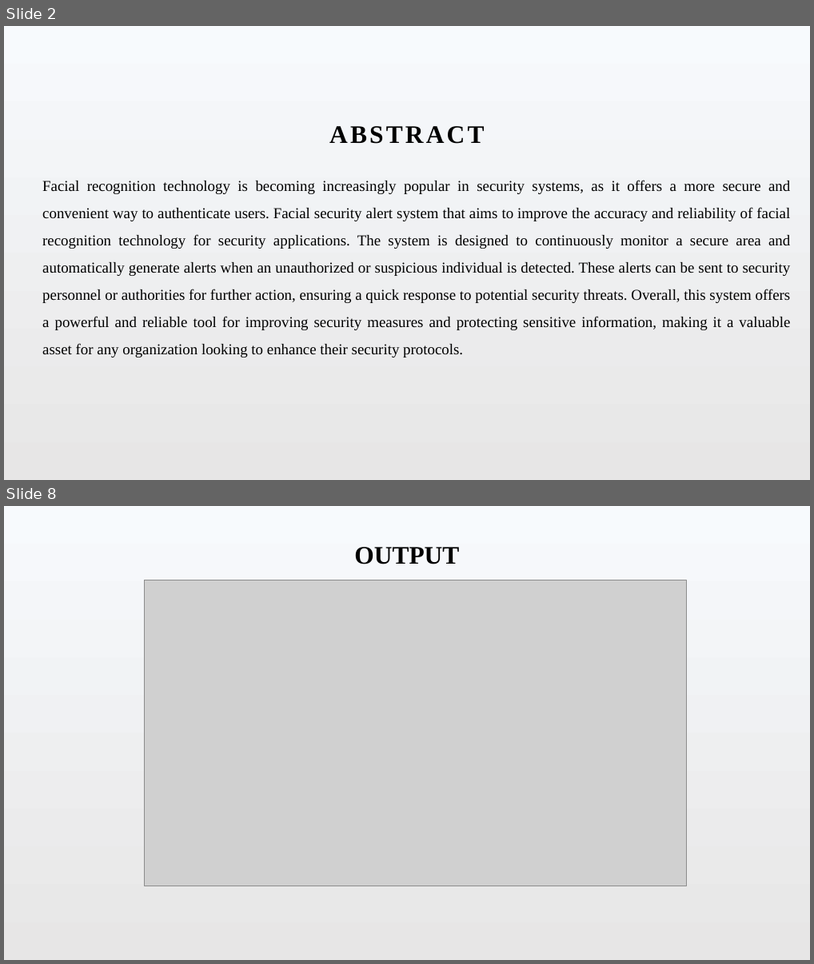
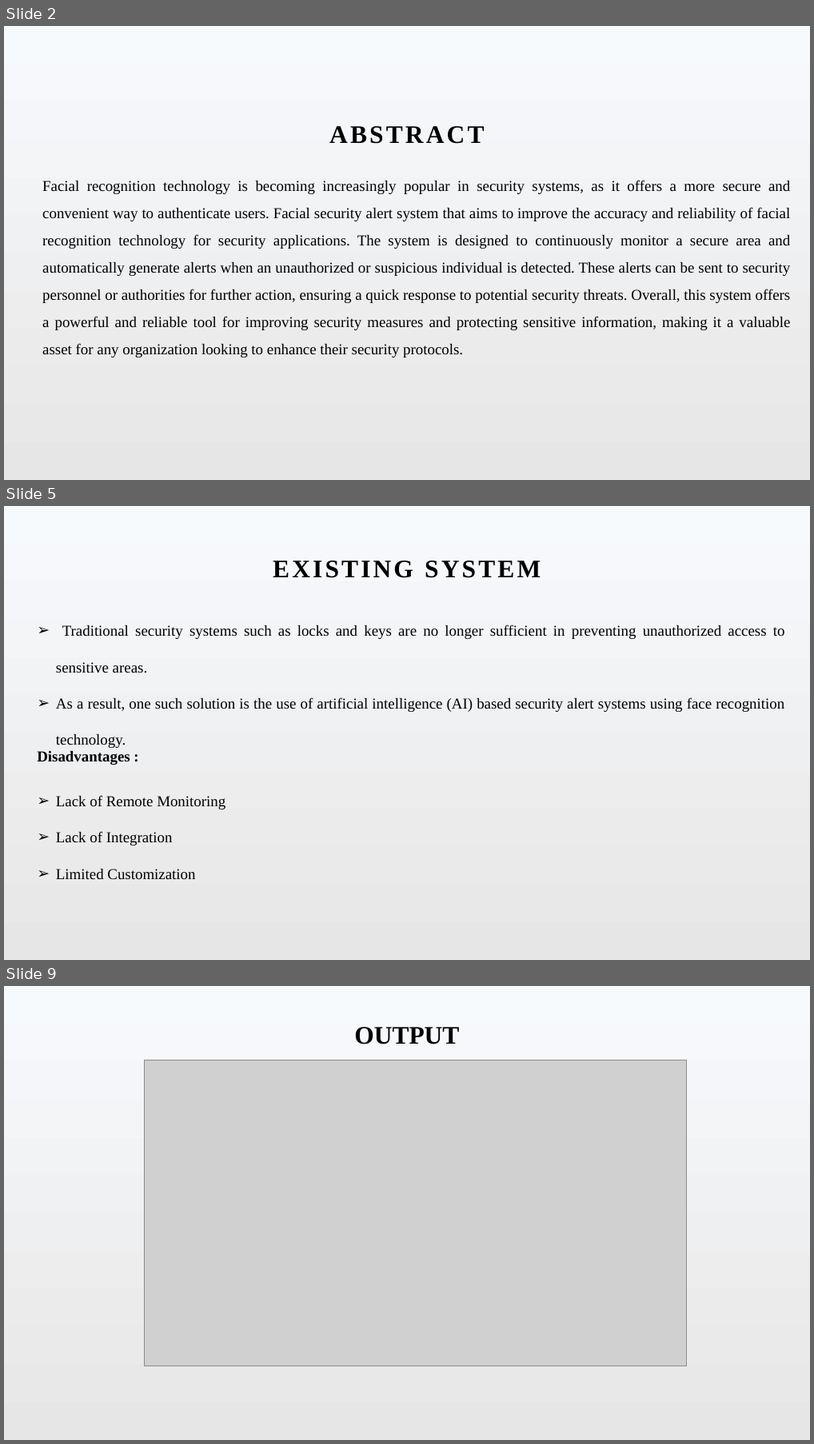
Before and after one commit to Sasimaddi/-Facial-Security-Alert-System-, a slide deck: Face Security.pptx. Shown one above the other, each under a label of ours: slides 2 and 8 before the commit, slides 2, 5 and 9 after it; the slides between them are not shown. The pictures are 814x964 and 814x1444 pixels, drawn with LibreOffice and Linux fonts; fonts in the diff are those of the drawing; grey boxes stand for pictures. Boxes give left, top, right and bottom in pixels: in the first picture for what was removed or moved away, otherwise in the second. Text is boxed around its words. In the diff, an @@ line names an element or a change of style, - is before the commit and + after.

```diff
--- a/Face Security.pptx
+++ b/Face Security.pptx
@@ slide 5 added at (4,506,810,960), background gradient #F7FAFD to #E7E6E6 @@
@@ text added at (273,560,541,578), 30 pt, text #000000, bold @@
+EXISTING SYSTEM
@@ text added at (56,624,786,748), 18 pt, text #000000 @@
+➢ Traditional security systems such as locks and keys are no longer sufficient in preventing unauthorized access to sensitive areas.
+➢ As a result, one such solution is the use of artificial intelligence (AI) based security alert systems using face recognition technology.
@@ text added at (37,751,130,764), 18 pt, text #000000, bold @@
+Disadvantages :
@@ text added at (56,795,226,879), 18 pt, text #000000 @@
+➢ Lack of Remote Monitoring
+➢ Lack of Integration
+➢ Limited Customization
@@ what was slide 8 is now slide 9 @@
```
Also in this commit, not shown: 5 slides changed, 2 other slides added, 2 slides removed, 1 other file.
